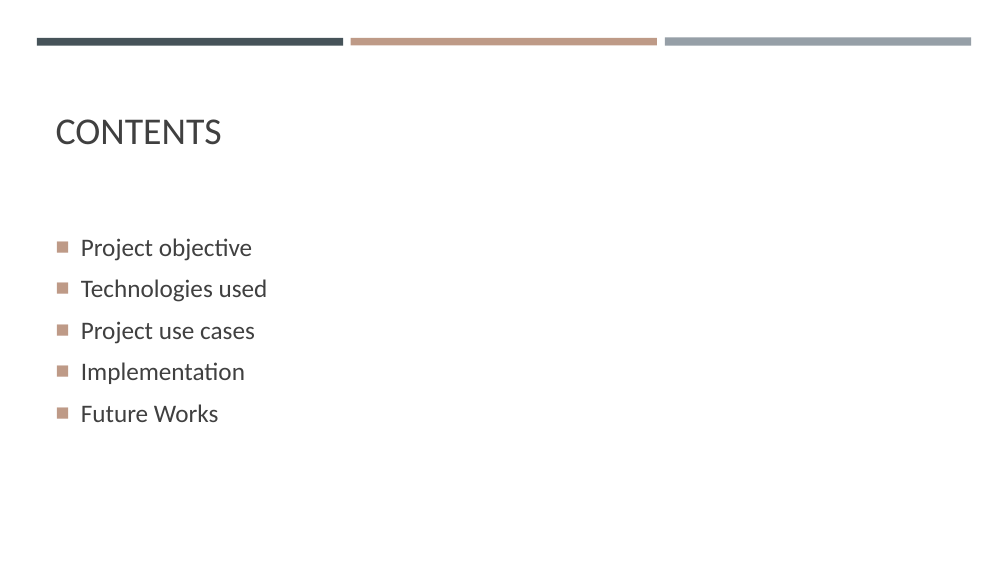
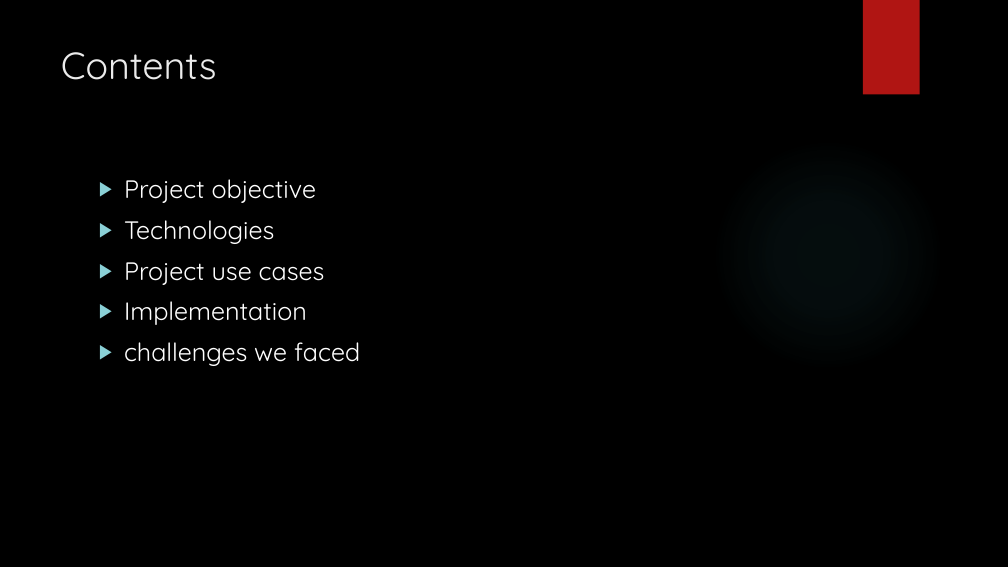
Before and after one commit to Gebrealief/final-wap-project, a slide deck: slide 2 of Wap presentation.pptx. Drawn at 1008x567 pixels with LibreOffice and Linux fonts; fonts in the diff are those of the drawing; background and template pictures are left out. Boxes give left, top, right and bottom in pixels: in the first picture for what was removed or moved away, otherwise in the second. Text is boxed around its words. In the diff, an @@ line names an element or a change of style, - is before the commit and + after.

```diff
--- a/Wap presentation.pptx
+++ b/Wap presentation.pptx
@@ background #FFFFFF to picture (left out) @@
@@ rectangle added at (863,0,920,95), fill #B01513 @@
@@ rectangle removed at (37,38,343,45) @@
@@ title "Contents" at (61,52,217,80): vertical alignment bottom to top @@
@@ title at (61,52,217,80): text changed; font Calibri to Quicksand; text colour #404040 to #EBEBEB @@
-CONTENTS
+Contents
@@ rectangle removed at (351,38,657,45) @@
@@ rectangle removed at (665,38,971,46) @@
@@ ellipse added at (712,138,944,371), fill gradient #50B9C1 @@
@@ text "Project objective": place and size @@
-text "Project objective" at (81,238,268,422)
+text "Project objective" at (124,179,360,366)
@@ text "Project objective" at (124,179,360,366): vertical alignment middle to top @@
@@ text at (124,179,325,325): font Calibri to Quicksand, text colour #404040 to #FFFFFF in "Project objective", "Project use cases", "Implementation"; bullet ■ to ▶; bullet colour #BE9A87 to #8AD0D6 @@
@@ text at (124,220,274,244): text changed; font Calibri to Quicksand; text colour #404040 to #FFFFFF @@
-■ Technologies used
+▶ Technologies
@@ text at (124,342,360,366): text changed; font Calibri to Quicksand; text colour #404040 to #FFFFFF @@
-■ Future Works
+▶ challenges we faced
```
Also in this commit, not shown: 9 other slides changed, 3 slides added, 2 slides removed, 25 other files.
